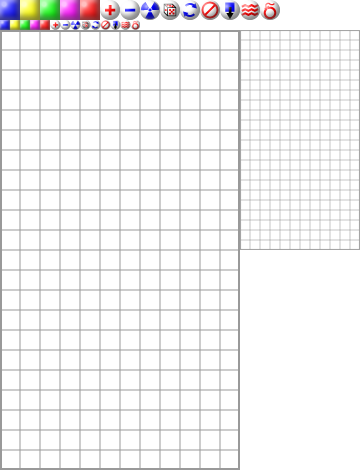
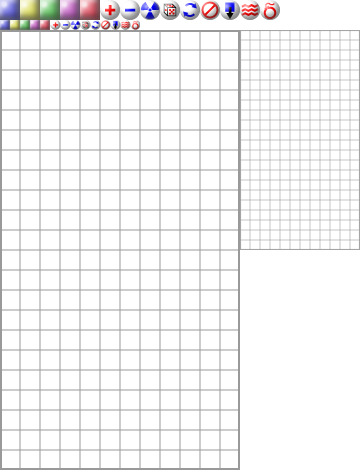
Layers edited between the first and the second (360, 470) image:
painted on "small blocks" over <box>0,20,50,30</box>
painted on "blocks" over <box>0,0,100,20</box>
